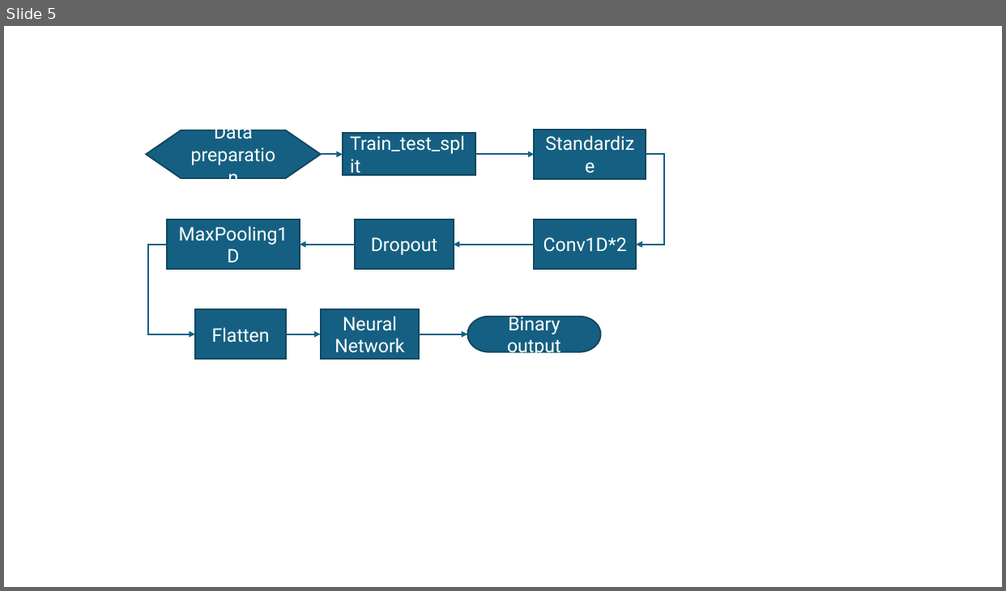
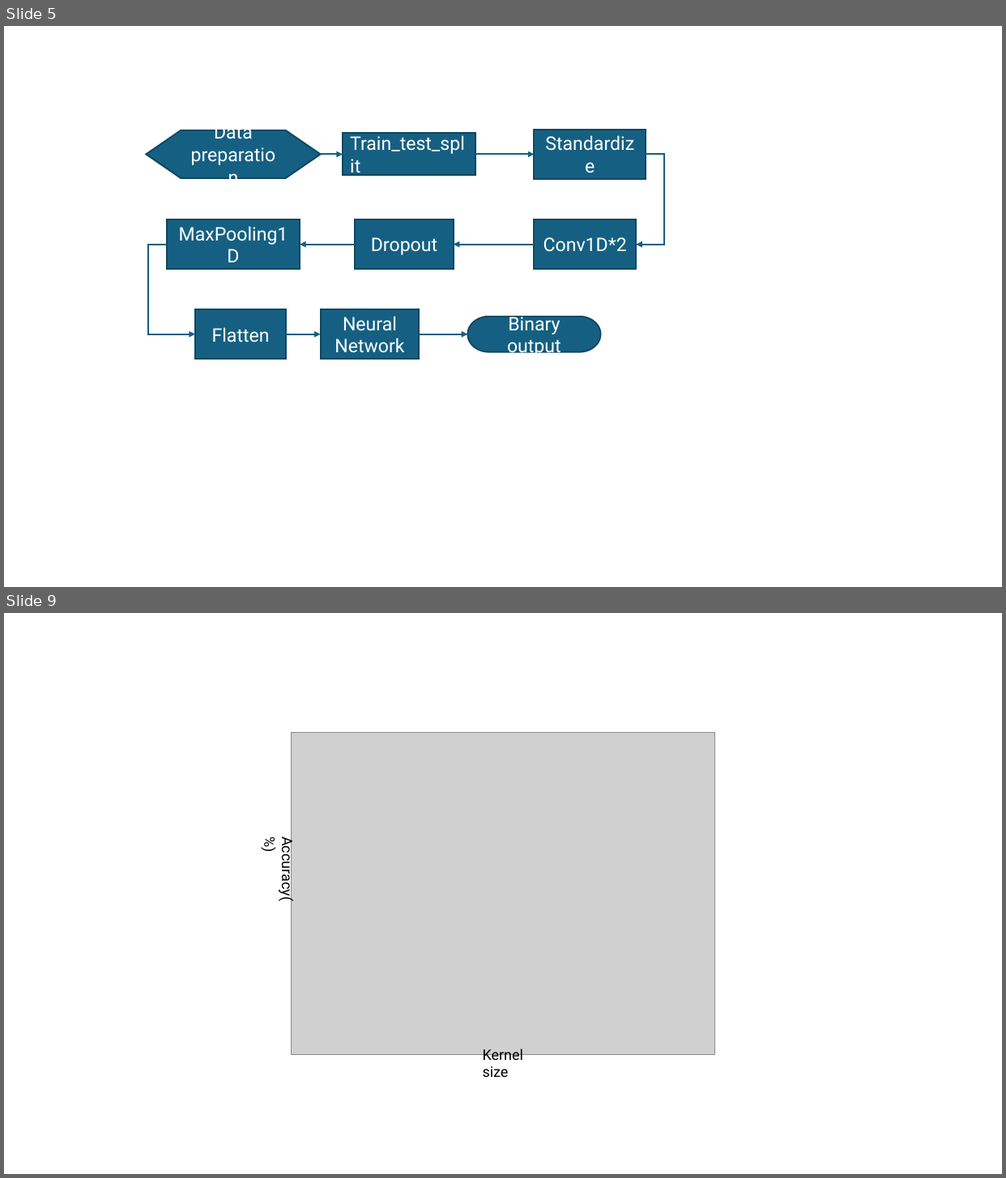
Before and after one commit to pineson/FallDetectionByCNN, a slide deck: Presentation1.pptx. Shown one above the other, each under a label of ours: slide 5 before the commit, slides 5 and 9 after it; the slides between them are not shown. The pictures are 1006x591 and 1006x1178 pixels, drawn with LibreOffice and Linux fonts; fonts in the diff are those of the drawing; grey boxes stand for pictures. Boxes give left, top, right and bottom in pixels: in the first picture for what was removed or moved away, otherwise in the second. Text is boxed around its words. In the diff, an @@ line names an element or a change of style, - is before the commit and + after.

```diff
--- a/Presentation1.pptx
+++ b/Presentation1.pptx
@@ slide 9 added at [4, 613, 1002, 1174], background #FFFFFF @@
@@ picture added at [292, 733, 715, 1054] @@
@@ text added at [278, 843, 297, 900], 14 pt, text #000000 @@
+Accuracy(%)
@@ text added at [483, 1049, 524, 1077], 14 pt, text #000000 @@
+Kernel size
```
Also in this commit, not shown: 1 slide changed, 3 other slides added, 1 slide removed, 2 other files.
